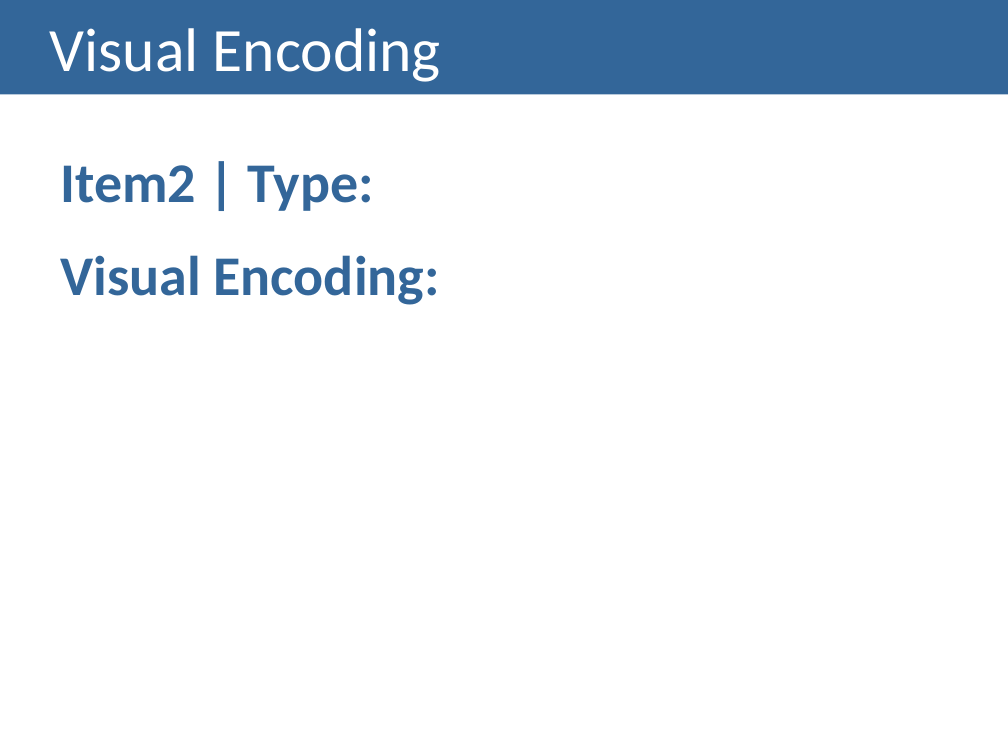
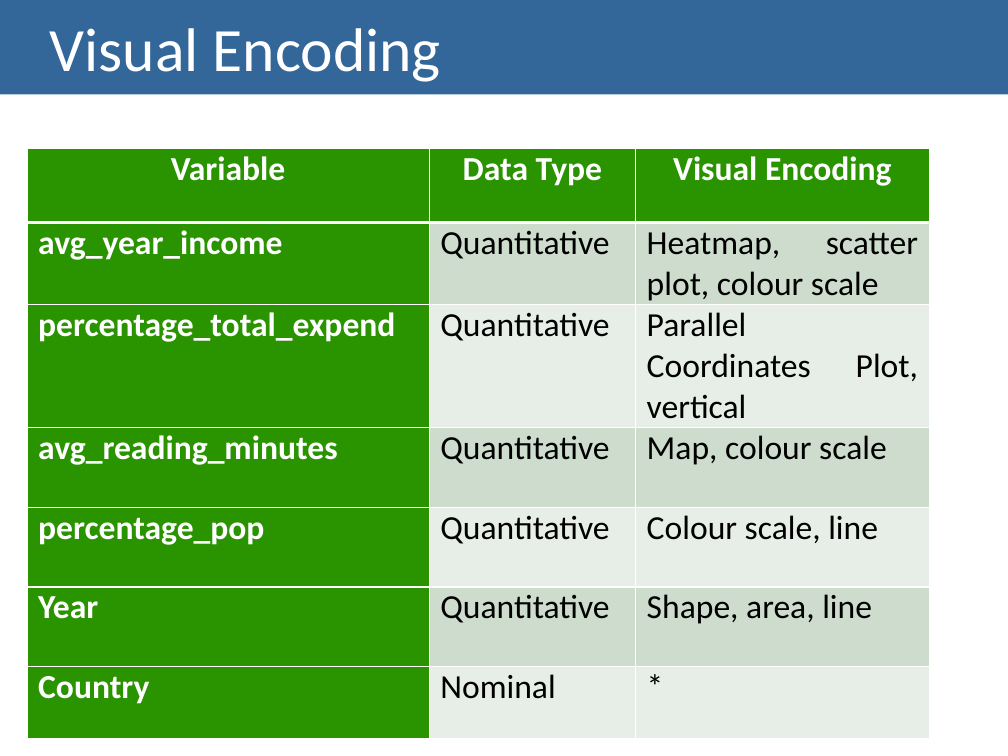
Before and after one commit to MargaridaMorais/information_visualization, a slide deck: slide 5 of CheckpointIII/CIII_G15.pptx (slide 6 before the commit). Drawn at 1008x756 pixels with LibreOffice and Linux fonts; fonts in the diff are those of the drawing. Boxes give left, top, right and bottom in pixels: in the first picture for what was removed or moved away, otherwise in the second. Text is boxed around its words. In the diff, an @@ line names an element or a change of style, - is before the commit and + after.

```diff
--- a/CheckpointIII/CIII_G15.pptx
+++ b/CheckpointIII/CIII_G15.pptx
@@ table added at [27,148,929,736], 7 rows, 3 columns @@
+Variable | Data Type | Visual Encoding
+avg_year_income | Quantitative | Heatmap, scatter plot, colour scale
+percentage_total_expend | Quantitative | Parallel Coordinates Plot, vertical
+avg_reading_minutes | Quantitative | Map, colour scale
+percentage_pop | Quantitative | Colour scale, line
+Year | Quantitative | Shape, area, line
+Country | Nominal | *
@@ text removed at [60,165,440,305] @@
-Item2 | Type:
-Visual Encoding:
```
Also in this commit, not shown: 1 other slide changed, 3 slides added, 4 slides removed.
